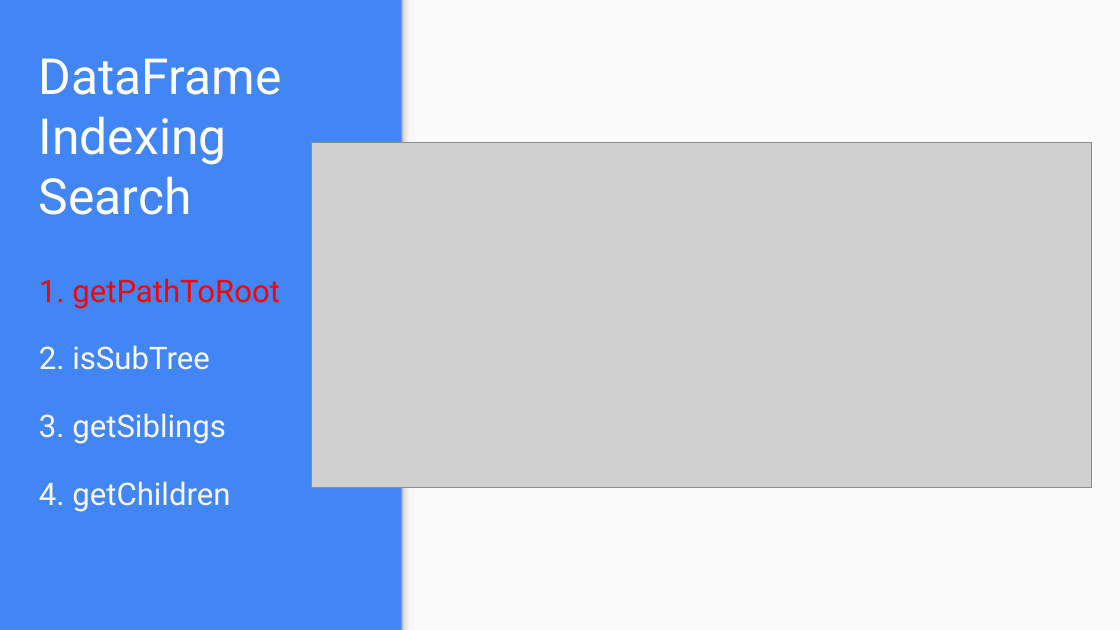
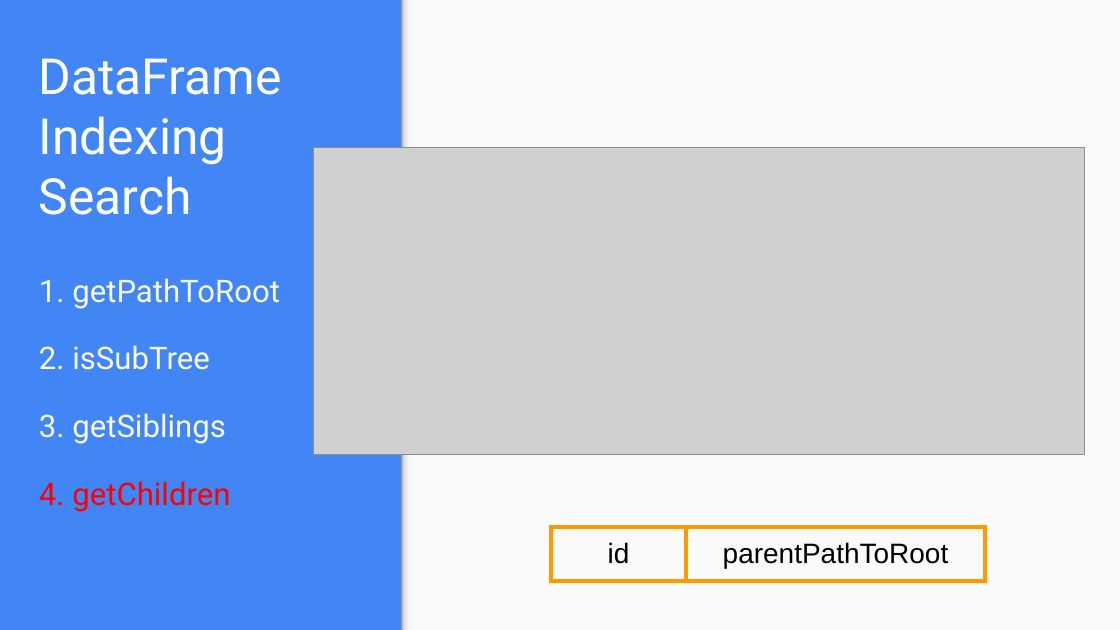
Before and after one commit to Houzl/CSYE7200FinalProject, a slide deck: slide 26 of CSYE7200 Scala Final Presentation Slides.pptx (slide 23 before the commit). Drawn at 1120x630 pixels with LibreOffice and Linux fonts; fonts in the diff are those of the drawing; grey boxes stand for pictures. Boxes give left, top, right and bottom in pixels: in the first picture for what was removed or moved away, otherwise in the second. Text is boxed around its words. In the diff, an @@ line names an element or a change of style, - is before the commit and + after.

```diff
--- a/CSYE7200 Scala Final Presentation Slides.pptx
+++ b/CSYE7200 Scala Final Presentation Slides.pptx
@@ picture: place and size @@
-picture at (311,142,1091,487)
+picture at (314,147,1085,454)
@@ text at (39,278,280,512): text colour #FF0000 to #F9F9F9 in "1. getPathToRoot"; text colour #F9F9F9 to #FF0000 in "4. getChildren" @@
@@ table added at (551,528,986,584), 1 rows, 2 columns @@
+id | parentPathToRoot
```
Also in this commit, not shown: 17 other slides changed, 1 slide added.
